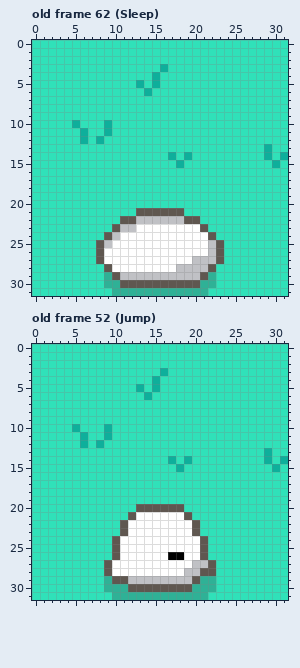
Pixel-art file, stored at rawresources/RAWSPRITES/PLCs/plc_slime01.aseprite. Above is the file before it was changed.
32x32 pixels, 78 frames. Colours within 5 levels of each other are drawn and written as one. Shown: old frame 62 (Sleep), old frame 52 (Jump). The commit also changed other frames, which this record leaves out.
After:
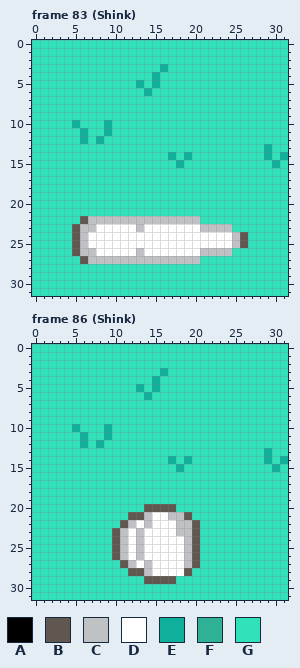
Palette (. is transparent): A #000000  B #5f5750  C #c0c1c5  D #ffffff  E #0eaf9b  F #2fb196  G #30e1b9
A new or re-ordered frame is compared with the old frame closest to it.
The author wrote: Ajustes e novas animações para o slime
Changes in this commit:
frames 78 -> 87
Frame 83 (Shink) is new; against old frame 62 (Sleep), layers "side", "shadow":
Colour G becomes colour B in row 22 at x 6; in row 23 at x 5; in rows 24 to 25 at x 5 and 26; in row 26 at x 5; in row 27 at x 6.
Colour B becomes colour C in row 22 at x 11 to 12 and 19 to 20; in row 23 at x 21; in row 26 at x 23; in row 27 at x 8.
Colour D becomes colour C in row 23 at x 13; in row 26 at x 13 and 21; in row 27 at x 9 to 19.
Colour G becomes colour C in row 22 at x 7 to 10; in row 23 at x 6 to 7 and 22 to 24; in rows 24 to 25 at x 6 and 25; in row 26 at x 6 to 7 and 24; in row 27 at x 7.
Colour B becomes colour D in row 23 at x 10; in row 24 at x 9 and 22; in row 25 at x 8 and 23; in row 26 at x 8.
Colour C becomes colour D in row 23 at x 11 to 12; in row 24 at x 10; in row 25 at x 9 and 22.
Colour G becomes colour D in row 23 at x 8 to 9; in row 24 at x 7 to 8 and 23 to 24; in row 25 at x 7 and 24.
Colour B becomes colour G in row 21 at x 13 to 18; in row 27 at x 23; in row 28 at x 9 and 22; in row 29 at x 10 and 21; in row 30 at x 11 to 20.
Colour C becomes colour G in row 27 at x 21 to 22; in row 28 at x 18 to 21; in row 29 at x 11 to 20.
Colour D becomes colour G in row 28 at x 10 to 17.
Colour F becomes colour G in row 29 at x 9 and 22; in row 30 at x 9 to 10 and 21 to 22; in row 31 at x 10 to 21.
Frame 86 (Shink) is new; against old frame 52 (Jump), layers "side", "shadow":
Colour C becomes colour B in row 27 at x 20; in row 28 at x 19; in row 29 at x 14 to 17.
Colour D becomes colour B in row 21 at x 13; in rows 24 to 26 at x 20; in row 27 at x 11; in row 28 at x 12 to 13.
Colour G becomes colour B in row 23 at x 10.
Colour B becomes colour C in row 23 at x 11.
Colour D becomes colour C in row 21 at x 14 and 17 to 18; in row 22 at x 12, 14 and 18 to 19; in row 23 at x 13 and 18 to 19; in rows 24 to 26 at x 11, 13 and 19; in row 27 at x 12, 14 and 19; in row 28 at x 14.
Colour A becomes colour D in row 26 at x 17 to 18.
Colour B becomes colour G in row 20 at x 13 and 18; in rows 24 to 26 at x 21; in row 27 at x 9 and 22; in row 28 at x 9 and 21 to 22; in row 29 at x 10 to 11 and 20; in row 30 at x 12 to 19.
Colour C becomes colour G in row 27 at x 21; in row 28 at x 20; in row 29 at x 12 to 13 and 18 to 19.
Colour D becomes colour G in row 27 at x 10; in row 28 at x 10 to 11.
Colour F becomes colour G in row 29 at x 9 and 21 to 22; in row 30 at x 9 to 11 and 20 to 22; in row 31 at x 10 to 21.
